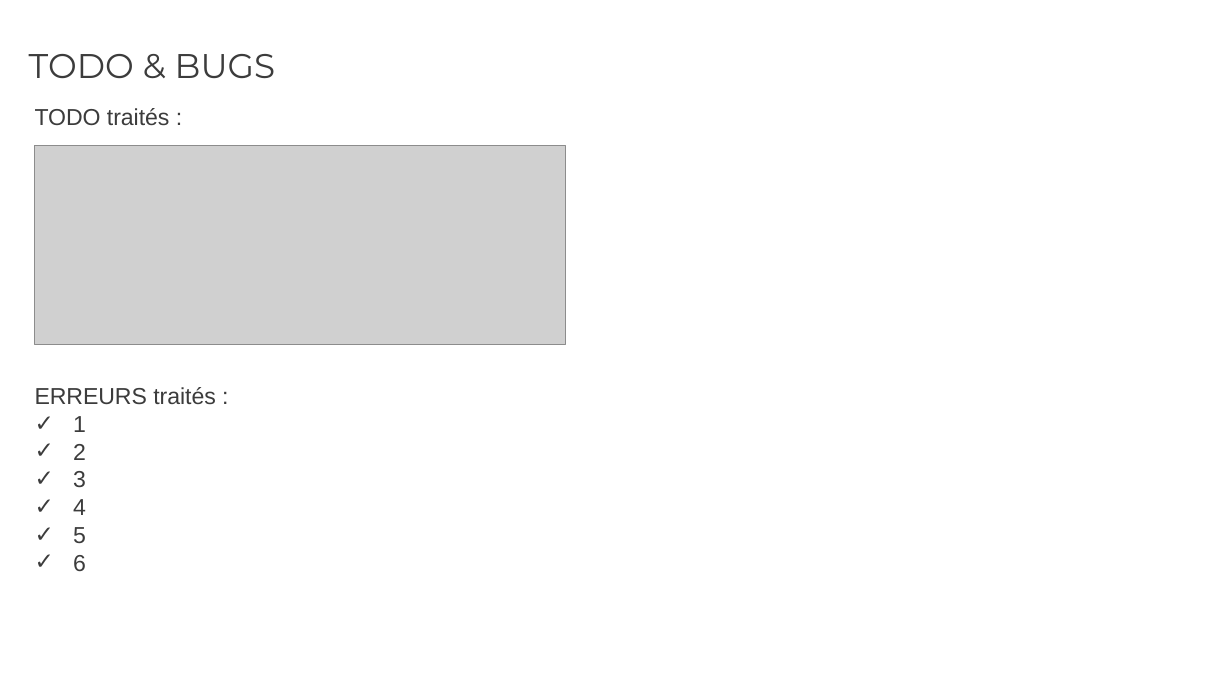
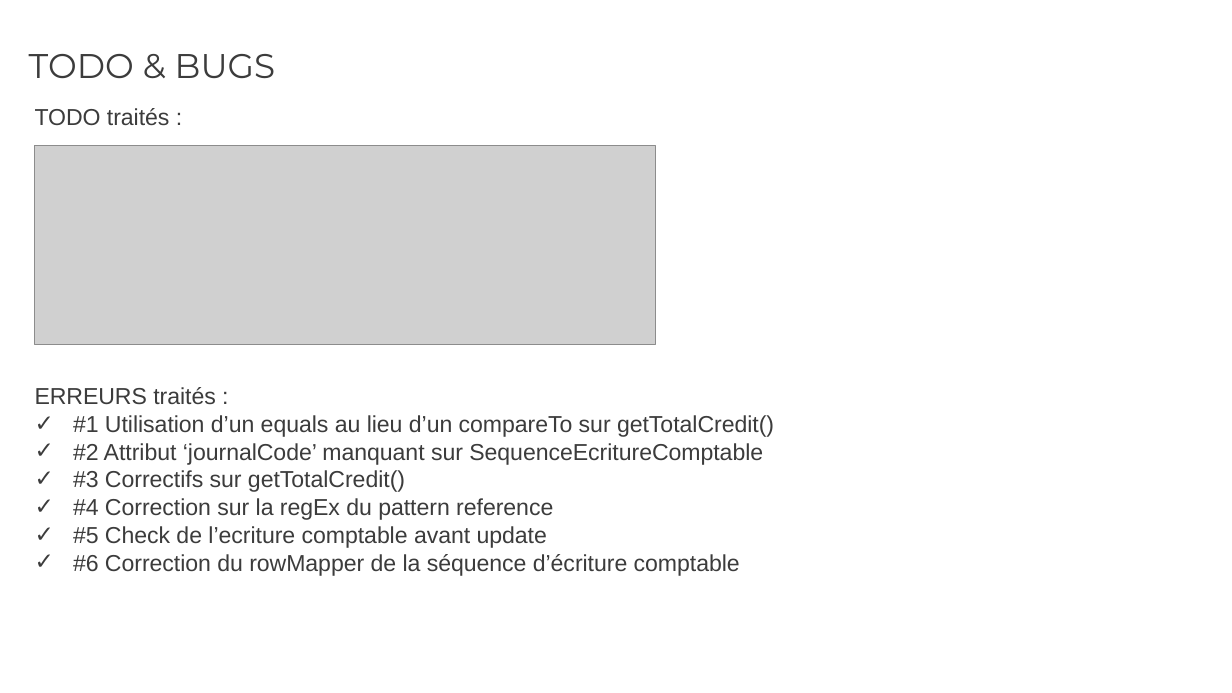
Before and after one commit to rvallet/ocp9-projetB4, a slide deck: slide 1 of doc/Présentation_OCP9_projetB4.pptx (slide 9 before the commit). Drawn at 1232x693 pixels with LibreOffice and Linux fonts; fonts in the diff are those of the drawing; grey boxes stand for pictures. Boxes give left, top, right and bottom in pixels: in the first picture for what was removed or moved away, otherwise in the second. Text is boxed around its words. In the diff, an @@ line names an element or a change of style, - is before the commit and + after.

```diff
--- a/doc/Présentation_OCP9_projetB4.pptx
+++ b/doc/Présentation_OCP9_projetB4.pptx
@@ picture: place and size @@
-picture at [34, 145, 565, 344]
+picture at [34, 145, 655, 344]
@@ text at [73, 415, 774, 576]: text changed @@
-✓ 1
-✓ 2
-✓ 3
-✓ 4
-✓ 5
-✓ 6
+✓ #1 Utilisation d’un equals au lieu d’un compareTo sur getTotalCredit()
+✓ #2 Attribut ‘journalCode’ manquant sur SequenceEcritureComptable
+✓ #3 Correctifs sur getTotalCredit()
+✓ #4 Correction sur la regEx du pattern reference
+✓ #5 Check de l’ecriture comptable avant update
+✓ #6 Correction du rowMapper de la séquence d’écriture comptable
```
Also in this commit, not shown: 2 other slides changed, 1 slide added, 2 slides removed, 6 other files.
